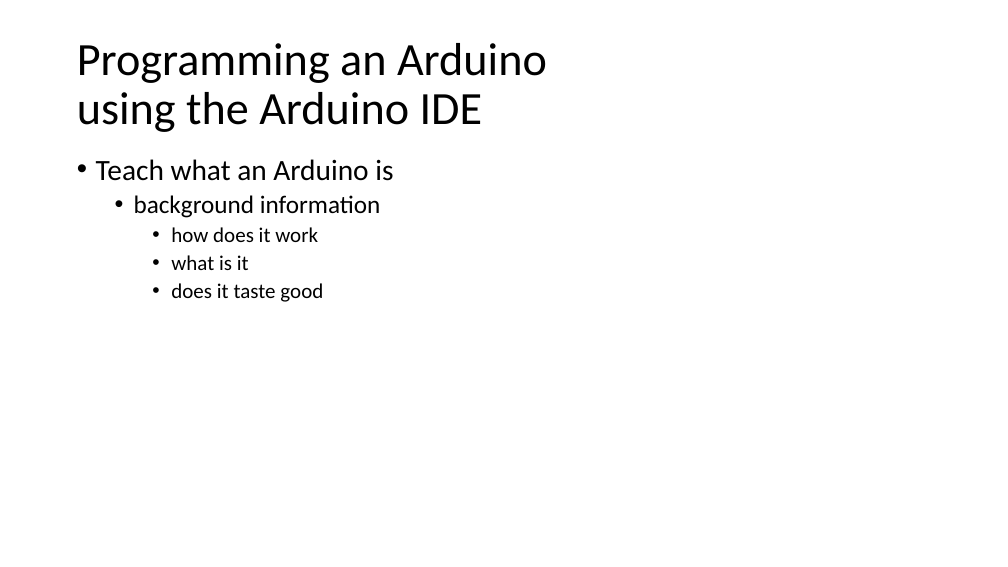
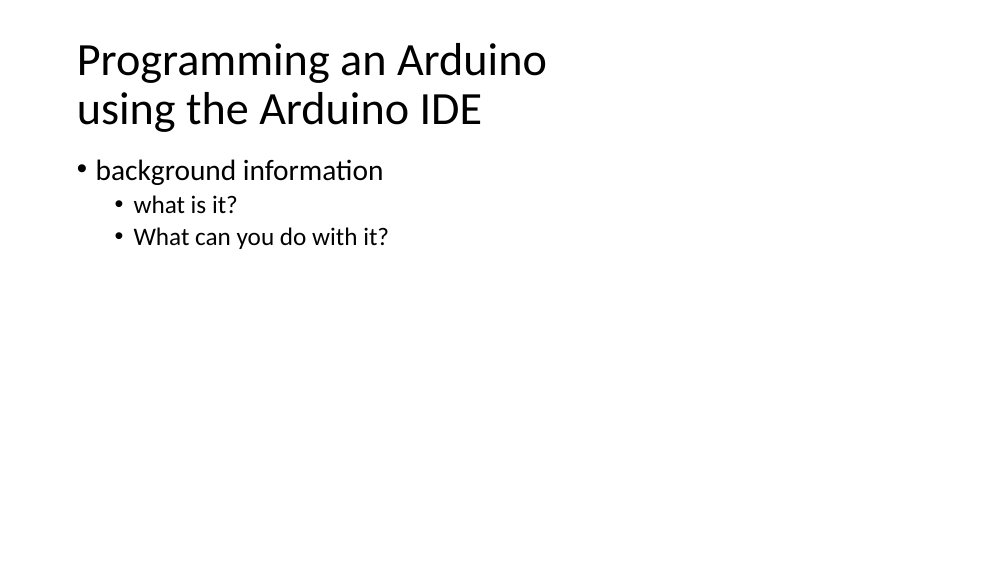
Before and after one commit to Runtime-Learner/McGill-BattleBots-Club, a slide deck: slide 5 of ECSE/Workshop-2/workshop2.pptx. Drawn at 1008x567 pixels with LibreOffice and Linux fonts; fonts in the diff are those of the drawing. Boxes give left, top, right and bottom in pixels: in the first picture for what was removed or moved away, otherwise in the second. Text is boxed around its words. In the diff, an @@ line names an element or a change of style, - is before the commit and + after.

```diff
--- a/ECSE/Workshop-2/workshop2.pptx
+++ b/ECSE/Workshop-2/workshop2.pptx
@@ text at (96, 159, 393, 181): paragraph removed @@
-• Teach what an Arduino is
@@ text at (96, 159, 384, 185): size 24 to 28 pt in "background information"; list level 2 to 1 in "background information" @@
@@ text at (134, 195, 389, 249): text changed; size 20 to 24 pt @@
-    • how does it work
-    • what is it
-    • does it taste good
+  • what is it?
+  • What can you do with it?
```
Also in this commit, not shown: 2 other slides changed, 5 slides added, 4 other files.
